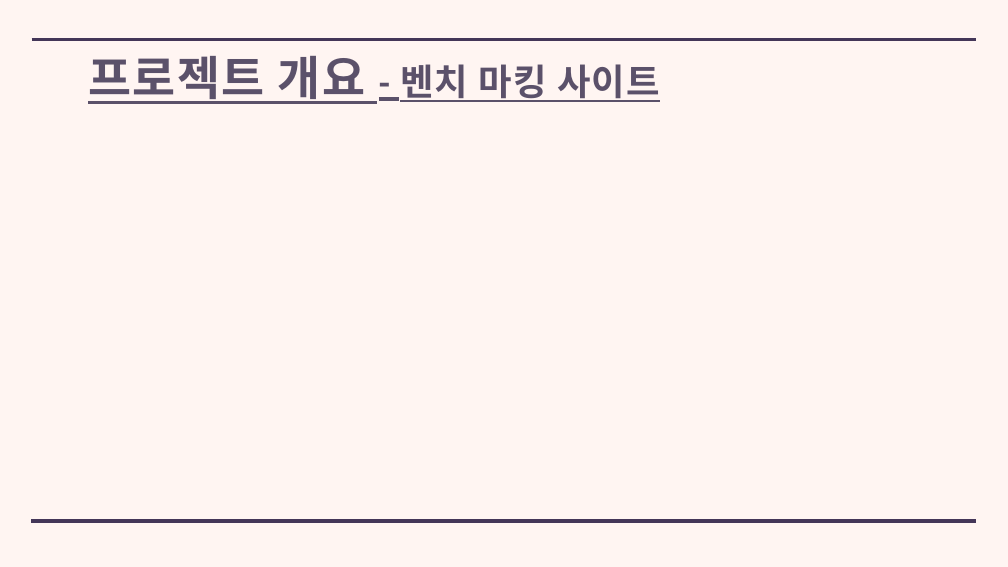
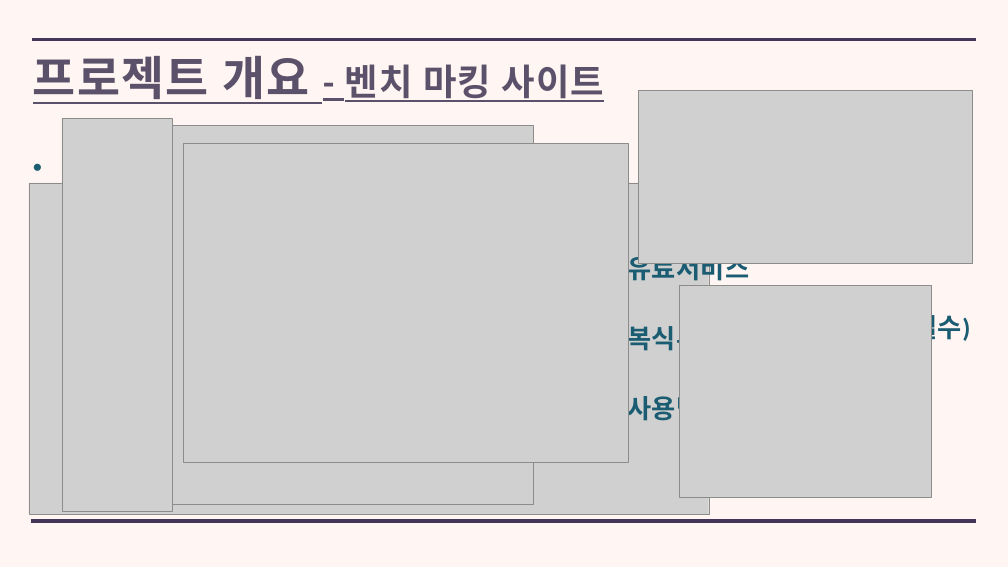
Before and after one commit to kuk0901/WingSpringBoot, a slide deck: slide 8 of ppt/WING_ 발표 PPT.pptx (slide 6 before the commit). Drawn at 1008x567 pixels with LibreOffice and Linux fonts; fonts in the diff are those of the drawing; grey boxes stand for pictures. Boxes give left, top, right and bottom in pixels: in the first picture for what was removed or moved away, otherwise in the second. Text is boxed around its words. In the diff, an @@ line names an element or a change of style, - is before the commit and + after.

```diff
--- a/ppt/WING_ 발표 PPT.pptx
+++ b/ppt/WING_ 발표 PPT.pptx
@@ title "프로젝트 개요 - 벤치 마킹 ...": place and size @@
-title "프로젝트 개요 - 벤치 마킹 ..." at (88, 56, 660, 104)
+title "프로젝트 개요 - 벤치 마킹 ..." at (33, 56, 605, 104)
@@ picture added at (62, 119, 173, 511) @@
@@ picture added at (638, 90, 972, 263) @@
@@ picture added at (94, 125, 533, 504) @@
@@ picture added at (183, 143, 627, 462) @@
@@ text added at (124, 151, 610, 185), 50 pt, text #0000FF, bold, underline @@
+• 후잉 가계부(https://whooing.com/#main/insert)
@@ picture added at (29, 183, 709, 514) @@
@@ text added at (627, 251, 749, 425), 50 pt, text #1A5C71, bold @@
+• 유료서비스
+• 복식부기?
+• 사용법?
@@ picture added at (680, 285, 931, 497) @@
@@ text added at (807, 310, 970, 344), 50 pt, text #1A5C71, bold @@
+로그인, 회원가입(필수)
```
Also in this commit, not shown: 7 other slides changed, 5 slides added, 1 slide removed, 41 other files.
